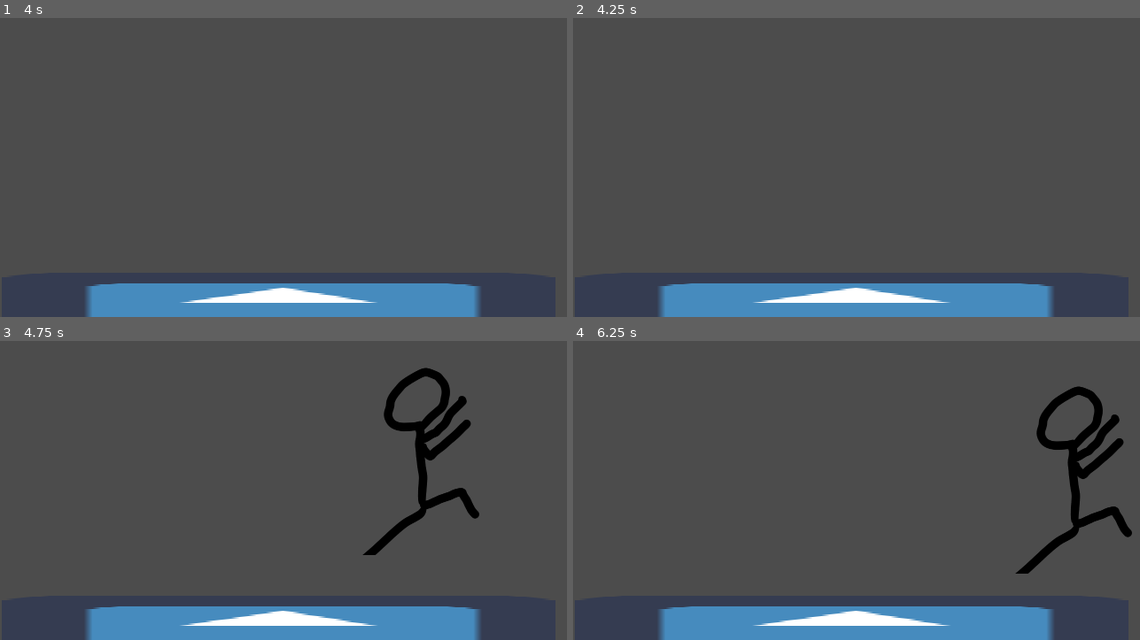
Above: before the commit, frames 1-4 (two rows, left to right).
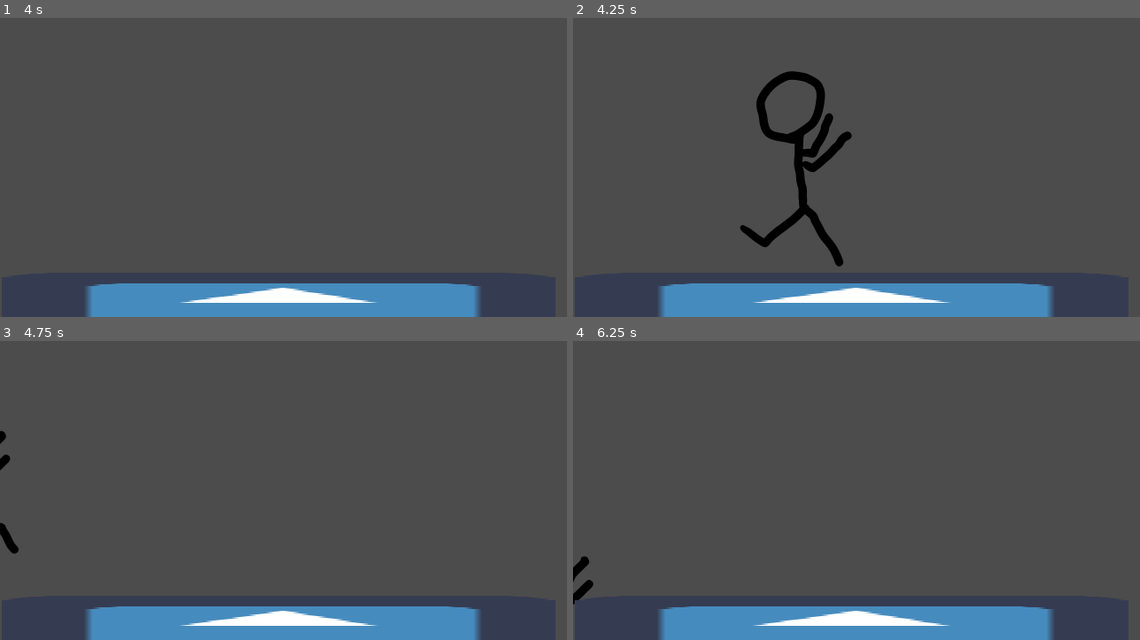
Above: after the commit, the same moments.

Repository: Utfigyii/fighting
Game: Godot game, scene res://assets/scenes/testArena.tscn
Same seed, same stepped clock (60 frames per second), same inputs: the game is played once before the commit and once after it. The engine's default icon, where the game draws it, is replaced by a stand-in: a white triangle on a blue panel in a dark square.
Inputs:
- Up to frame 1 (4 s): tap Enter (ui_accept) at 0.5, 0.6, 0.77, 1.07, 1.35, 1.52, 1.82, 2, 2.1, 2.75, 2.85, 3.02, 3.32, 3.5, 3.6, 3.77 s; hold Right (ui_right) 0.53-1.28 s; hold Down (ui_down) 1.28-2.03 s; hold Right (ui_right) 2.03-2.78 s; hold Up (ui_up) 2.78-3.53 s; hold Left (ui_left) from 3.53 s (still down)
- Up to frame 2 (4.25 s): keep holding Left (ui_left); tap Enter (ui_accept) at 4.07 s; tap R (reload_scene, bound only after the commit) at 4.15 s
- Up to frame 3 (4.75 s): keep holding Left (ui_left); tap Enter (ui_accept) at 4.35, 4.52 s
- Up to frame 4 (6.25 s): tap Enter (ui_accept) at 4.82, 5.1, 5.85, 6.02 s; release Left (ui_left) at 5.03 s; hold Down (ui_down) 5.03-5.78 s; hold Right (ui_right) from 5.78 s (still down)

Frame 1 is identical in both runs. In frame 2, 2.7% of the frame differs, in the area x 29-50%, y 17-84%; in frame 3, 2.8%, in the area x 0-85%, y 8-72%; in frame 4, 2.8%.

Commit message:
lisätty reset ja exit

Diff:
--- a/assets/scripts/FIGHTER_stickman.gd
+++ b/assets/scripts/FIGHTER_stickman.gd
@@ -12,13 +12,12 @@
 var isMoving = false
 var canAttack = true
 var isStunned = false
+var isJumping = false
 
 func _physics_process(delta):
 	handleInputs()
 
-	y_velo -= GRAVITY * delta
-	if y_velo < -30:
-		y_velo = 30
+	doGraviy()
 
 	if $groundCheck.is_colliding():
 		y_velo = 0
@@ -28,10 +27,13 @@
 	print(getInputDirection())
 	if getInputDirection().x != 0:
 		isMoving = true
-		velocity = move_and_slide(Vector2(getInputDirection().x * speed, y_velo))
-		move_and_slide(velocity, Vector2(0, 1))
+	#	velocity = move_and_slide(Vector2(getInputDirection().x * speed, y_velo))
+	#	move_and_slide(velocity, Vector2(0, 1))
 	else:
 		isMoving = false
+	velocity = move_and_slide(Vector2(getInputDirection().x * speed, y_velo))
+	move_and_slide(velocity, Vector2(0, 1))
+	print(y_velo)
 
 	doAnimation()
 
@@ -56,6 +58,15 @@
 		$AnimationTree.set("parameters/isOnGround/current", 0)
 
 func handleInputs():
-	if Input.is_action_just_pressed("ui_up"):
-		if isOnGround:
-			y_velo = jumpForce
+	if Input.is_action_just_pressed("ui_accept"):
+		#if isOnGround:
+		y_velo = jumpForce
+		print("hyppää")
+
+	if Input.is_action_just_pressed("close_game"):
+		get_tree().quit()
+	if Input.is_action_just_pressed("reload_scene"):
+		get_tree().reload_current_scene()
+
+func doGraviy():
+	pass
--- a/project.godot
+++ b/project.godot
@@ -21,6 +21,19 @@
 window/stretch/mode="viewport"
 window/stretch/aspect="keep"
 
+[input]
+
+reload_scene={
+"deadzone": 0.5,
+"events": [ Object(InputEventKey,"resource_local_to_scene":false,"resource_name":"","device":0,"alt":false,"shift":false,"control":false,"meta":false,"command":false,"pressed":false,"scancode":82,"physical_scancode":0,"unicode":0,"echo":false,"script":null)
+ ]
+}
+close_game={
+"deadzone": 0.5,
+"events": [ Object(InputEventKey,"resource_local_to_scene":false,"resource_name":"","device":0,"alt":false,"shift":false,"control":false,"meta":false,"command":false,"pressed":false,"scancode":16777217,"physical_scancode":0,"unicode":0,"echo":false,"script":null)
+ ]
+}
+
 [physics]
 
 common/enable_pause_aware_picking=true
Not shown, changed: devlog
